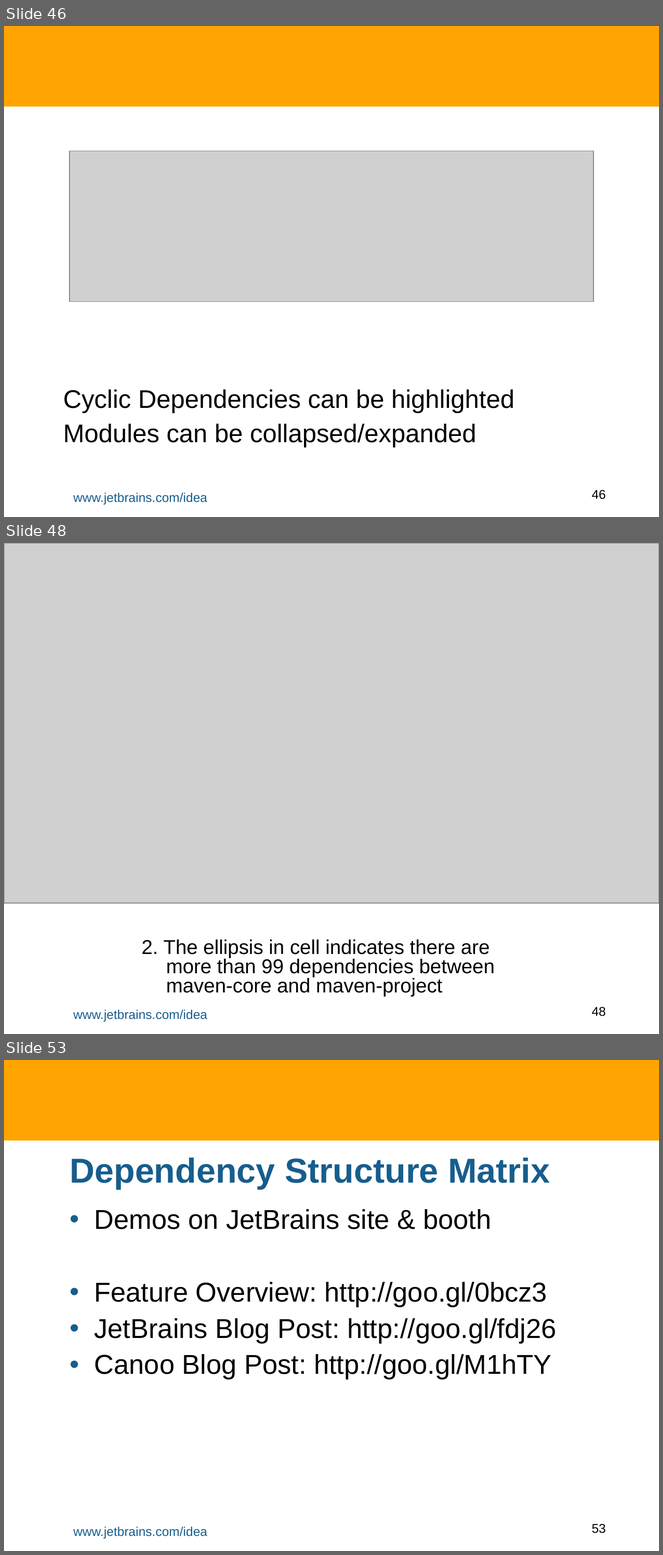
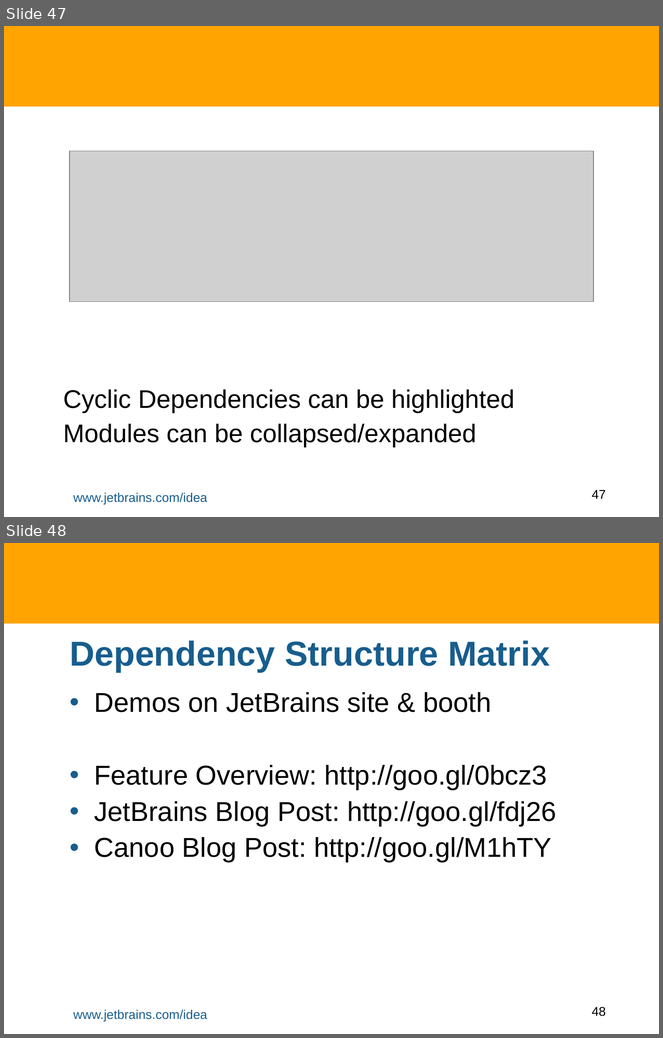
Before and after one commit to HamletDRC/presentations, a slide deck: staticanalysis/StaticAnalysisInIDEA.odp. Shown one above the other, each under a label of ours: slides 46, 48 and 53 before the commit, slides 47 and 48 after it; the slides between them are not shown. The pictures are 663x1555 and 663x1038 pixels, drawn with LibreOffice and Linux fonts; fonts in the diff are those of the drawing; grey boxes stand for pictures; background and template pictures are left out. Boxes give left, top, right and bottom in pixels: in the first picture for what was removed or moved away, otherwise in the second. Text is boxed around its words. In the diff, an @@ line names an element or a change of style, - is before the commit and + after.

```diff
--- a/staticanalysis/StaticAnalysisInIDEA.odp
+++ b/staticanalysis/StaticAnalysisInIDEA.odp
@@ slide 48 removed at <box>4,543,659,1034</box>, background #FFFFFF; not listed: 3 template elements that a slide beside it also shows @@
@@ picture removed at <box>4,543,659,903</box> @@
@@ text removed at <box>142,940,495,997</box> @@
-2. The ellipsis in cell indicates there are more than 99 dependencies between maven-core and maven-project
@@ what was slide 46 is now slide 47 @@
@@ page number at <box>592,490,606,499</box>: text changed @@
-46
+47
@@ what was slide 53 is now slide 48 @@
@@ page number at <box>592,1007,606,1017</box>: text changed @@
-53
+48
```
Also in this commit, not shown: 10 slides changed, 4 slides added, 8 other slides removed, 1 other file.
